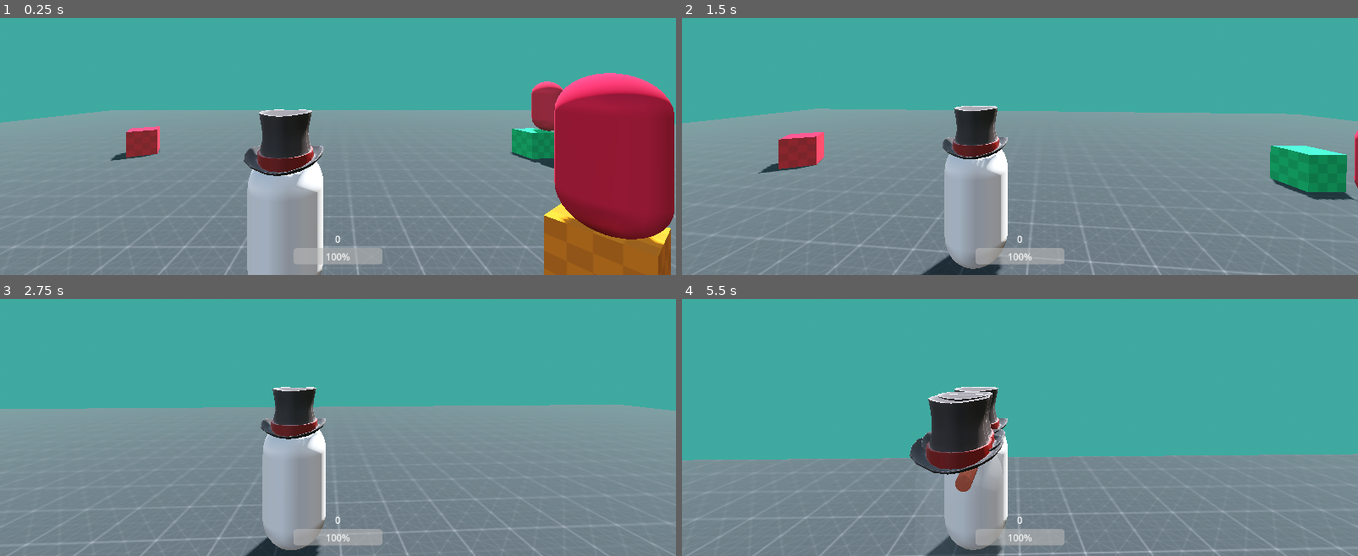
Above: before the commit, frames 1-4 (two rows, left to right).
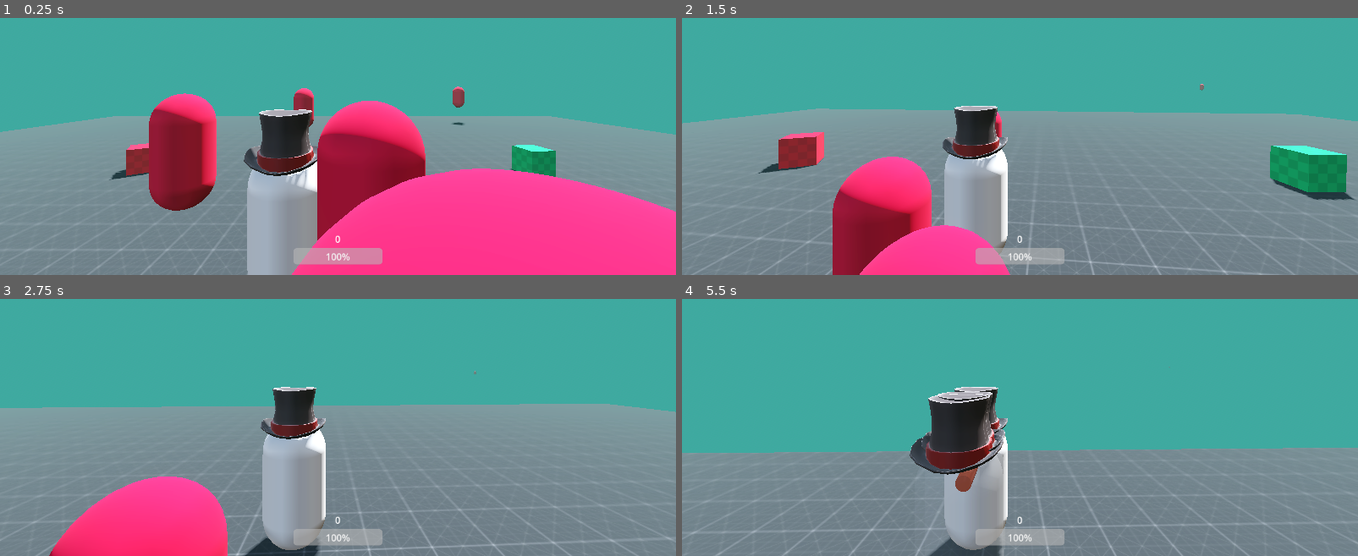
Above: after the commit, the same moments.

Repository: Just1n-Clark/tic-tac-attack
Game: Godot game, scene res://Scenes/Main.tscn
Same seed, same stepped clock (60 frames per second), same inputs: the game is played once before the commit and once after it.
Inputs (mouse positions are in pixels of both pictures, inside the frame that each line leads up to):
- Up to frame 1 (0.25 s): no input
- Up to frame 2 (1.5 s): tap Enter at 0.5 s; move the mouse to (1053, 84) at 0.52 s; hold W (forward) from 0.53 s (still down); click (1053, 84) at 0.6 s; move the mouse to (986, 87) at 1.27 s; click (986, 87) at 1.35 s
- Up to frame 3 (2.75 s): keep holding W (forward); move the mouse to (351, 360) at 2.02 s; tap Shift (dash) at 2.1 s; click (351, 360) at 2.3 s
- Up to frame 4 (5.5 s): keep holding W (forward); move the mouse to (1013, 373) at 2.77 s; tap K at 2.85 s; click (1013, 373) at 3.05 s; move the mouse to (1067, 370) at 3.52 s; click (1067, 370) at 3.6 s; move the mouse to (965, 360) at 4.27 s; click (965, 360) at 4.35 s; move the mouse to (1026, 365) at 5.02 s; tap Shift (dash) at 5.1 s; click (1026, 365) at 5.3 s

The runs differ from the first frame. In frame 1, 40% of the frame differs, in the area x 0-100%, y 21-100%; in frame 2, 8.0%; in frame 3, 7.3%; in frame 4, 3.4%.

Commit message:
remove addons and build from repo

Diff:
--- /dev/null
+++ b/EnemyTypes/Boss_Melee.tres
@@ -0,0 +1,16 @@
+[gd_resource type="Resource" script_class="EnemyStats" format=3 uid="uid://cy0uuegwiad66"]
+
+[ext_resource type="Script" uid="uid://cs2nsw3hwxpbk" path="res://Scripts/EnemyStats.gd" id="1_cavf6"]
+
+[resource]
+script = ExtResource("1_cavf6")
+name = "Boss_Melee"
+MAX_HEALTH = 200.0
+attack_damage = 15.0
+attack_cooldown = 5.0
+move_speed = 1.0
+score_value = 100
+size = 3.0
+wave_unlock = 5
+is_boss = true
+metadata/_custom_type_script = "uid://cs2nsw3hwxpbk"
--- /dev/null
+++ b/EnemyTypes/Classic.tres
@@ -0,0 +1,8 @@
+[gd_resource type="Resource" script_class="EnemyStats" format=3 uid="uid://lou6bfjtxol8"]
+
+[ext_resource type="Script" uid="uid://cs2nsw3hwxpbk" path="res://Scripts/EnemyStats.gd" id="1_1u2vj"]
+
+[resource]
+script = ExtResource("1_1u2vj")
+MAX_HEALTH = 20.0
+metadata/_custom_type_script = "uid://cs2nsw3hwxpbk"
--- /dev/null
+++ b/EnemyTypes/Goopy.tres
@@ -0,0 +1,13 @@
+[gd_resource type="Resource" script_class="EnemyStats" format=3 uid="uid://d0fbpq6s3wbs6"]
+
+[ext_resource type="Script" uid="uid://cs2nsw3hwxpbk" path="res://Scripts/EnemyStats.gd" id="1_nwq5s"]
+
+[resource]
+script = ExtResource("1_nwq5s")
+name = "Goopy"
+MAX_HEALTH = 50.0
+attack_cooldown = 5.0
+score_value = 30
+size = 1.2
+wave_unlock = 3
+metadata/_custom_type_script = "uid://cs2nsw3hwxpbk"
--- /dev/null
+++ b/EnemyTypes/Mini.tres
@@ -0,0 +1,16 @@
+[gd_resource type="Resource" script_class="EnemyStats" format=3 uid="uid://drv764t1vupbv"]
+
+[ext_resource type="Script" uid="uid://cs2nsw3hwxpbk" path="res://Scripts/EnemyStats.gd" id="1_fdma2"]
+
+[resource]
+script = ExtResource("1_fdma2")
+name = "Mini"
+MAX_HEALTH = 5.0
+attack_damage = 2.0
+attack_range = 1.0
+attack_cooldown = 1.0
+move_speed = 5.0
+score_value = 5
+size = 0.5
+wave_unlock = 3
+metadata/_custom_type_script = "uid://cs2nsw3hwxpbk"
--- /dev/null
+++ b/EnemyTypes/Shattered.tres
@@ -0,0 +1,16 @@
+[gd_resource type="Resource" script_class="EnemyStats" format=3 uid="uid://c6gyybhmcg5rs"]
+
+[ext_resource type="Script" uid="uid://cs2nsw3hwxpbk" path="res://Scripts/EnemyStats.gd" id="1_jt7nq"]
+
+[resource]
+script = ExtResource("1_jt7nq")
+name = "Shattered"
+MAX_HEALTH = 25.0
+attack_damage = 6.0
+attack_range = 5.0
+attack_cooldown = 1.0
+move_speed = 3.0
+score_value = 40
+size = 0.7
+wave_unlock = 3
+metadata/_custom_type_script = "uid://cs2nsw3hwxpbk"
--- a/Scenes/Main.tscn
+++ b/Scenes/Main.tscn
@@ -2,12 +2,12 @@
 
 [ext_resource type="Texture2D" uid="uid://b6ltx8t5kd4lm" path="res://Textures/Dark/texture_04.png" id="1_r150o"]
 [ext_resource type="Texture2D" uid="uid://biknqh3i5v2oi" path="res://Textures/Orange/texture_09.png" id="2_idj7w"]
-[ext_resource type="PackedScene" uid="uid://ddhpey6ler35r" path="res://Scenes/Enemy.tscn" id="2_jw32o"]
 [ext_resource type="Texture2D" uid="uid://dkdxi3wt4y7a2" path="res://Textures/Purple/texture_09.png" id="3_pbw6q"]
 [ext_resource type="Texture2D" uid="uid://lk3bjp4lr7f0" path="res://Textures/Green/texture_09.png" id="4_v1gob"]
 [ext_resource type="Texture2D" uid="uid://dl65ifwkj3l5j" path="res://Textures/Red/texture_09.png" id="5_jw32o"]
 [ext_resource type="PackedScene" uid="uid://dux45emmw4r5y" path="res://Scenes/Player.tscn" id="6_v1gob"]
 [ext_resource type="Script" uid="uid://uqkcsmispwdv" path="res://Scripts/HealthBar.gd" id="8_50glp"]
+[ext_resource type="Script" uid="uid://ox1lncgt811h" path="res://Scripts/EnemySpawner.gd" id="9_bmxlf"]
 [ext_resource type="Script" uid="uid://dd84fp7d8hpb7" path="res://Scripts/ScoreDisplay.gd" id="9_vy5pj"]
 
 [sub_resource type="ProceduralSkyMaterial" id="ProceduralSkyMaterial_pbw6q"]
@@ -69,15 +69,6 @@
 
 [node name="NavigationRegion3D" type="NavigationRegion3D" parent="." unique_id=1447674343]
 navigation_mesh = SubResource("NavigationMesh_v1gob")
-
-[node name="Enemy" parent="NavigationRegion3D" unique_id=569533835 groups=["enemy"] instance=ExtResource("2_jw32o")]
-transform = Transform3D(1, 0, 0, 0, 1, 0, 0, 0, 1, -5.28236, 2.2416759, 2.7377377)
-
-[node name="Enemy2" parent="NavigationRegion3D" unique_id=390958065 groups=["enemy"] instance=ExtResource("2_jw32o")]
-transform = Transform3D(1, 0, 0, 0, 1, 0, 0, 0, 1, 4.3194647, 2, 0.007323265)
-
-[node name="Enemy3" parent="NavigationRegion3D" unique_id=141758322 groups=["enemy"] instance=ExtResource("2_jw32o")]
-transform = Transform3D(1, 0, 0, 0, 1, 0, 0, 0, 1, 8.859851, 1.9999995, -6.6898537)
 
 [node name="Floor" type="CSGBox3D" parent="NavigationRegion3D" unique_id=1827435333]
 transform = Transform3D(1, 0, 0, 0, 1, 0, 0, 0, 1, 0, -0.5, 0)
@@ -144,3 +135,7 @@
 label_settings = SubResource("LabelSettings_50glp")
 horizontal_alignment = 1
 script = ExtResource("9_vy5pj")
+
+[node name="Node" type="Node" parent="." unique_id=1728849347 node_paths=PackedStringArray("nav_region")]
+script = ExtResource("9_bmxlf")
+nav_region = NodePath("../NavigationRegion3D")
--- a/Scripts/Enemy.gd
+++ b/Scripts/Enemy.gd
@@ -1,25 +1,29 @@
+class_name Enemy
 extends CharacterBody3D
 
-class_name Enemy
-
-const SPEED = 2.5
-const ATTACK_DISTANCE = 2;
+var move_speed = 2.5
+var ATTACK_DISTANCE = 2;
 
 var attack_cooldown = 1;
+var pre_attack_timer = 1.5;
 var next_attack = 0;
 
-var damage = 5;
+var attack_damage = 5;
+var score_value = 15;
+var attack_range = 2;
 
-const MAX_HEALTH = 40;
-var current_health = 0;
+var MAX_HEALTH = 20;
+var current_health: float = MAX_HEALTH;
 
 @export var player : CharacterBody3D;
 
 @onready var nav_agent = $NavigationAgent3D;
 
+#region private methods
 func _ready() -> void:
 	player = Global.player;
 	current_health = MAX_HEALTH;
+	add_to_group("enemy")
 
 func _physics_process(delta: float) -> void:
 	if player == null:
@@ -30,7 +34,7 @@
 
 	nav_agent.set_target_position(player.global_position);
 	var next_nav_postion = nav_agent.get_next_path_position();
-	velocity = (next_nav_postion - global_position).normalized() * SPEED;
+	velocity = (next_nav_postion - global_position).normalized() * move_speed;
 
 	move_and_slide();
 
@@ -38,10 +42,21 @@
 
 	# Check if able to damage player
 	if global_position.distance_to(player.global_position) < ATTACK_DISTANCE:
-		if next_attack > attack_cooldown:
-			next_attack = 0;
-			player.take_damage(damage);
 
+		await get_tree().create_timer(pre_attack_timer).timeout;
+
+		if global_position.distance_to(player.global_position) < ATTACK_DISTANCE:
+			if next_attack > attack_cooldown:
+				next_attack = 0;
+				player.take_damage(attack_damage);
+
+func die():
+	print("Enemy died!");
+	Global.add_score(score_value);
+	queue_free();
+#endregion
+
+#region public methods
 func take_damage(damage: float):
 	current_health -= damage;
 	current_health = clamp(current_health, 0, MAX_HEALTH);
@@ -51,7 +66,12 @@
 	if (current_health < 1):
 		die();
 
-func die():
-	print("Enemy died!");
-	Global.add_score(10);
-	queue_free();
+func initialize(stats: EnemyStats) -> void:
+	self.name = stats.name;
+	self.MAX_HEALTH = stats.MAX_HEALTH;
+	self.attack_damage = stats.attack_damage;
+	self.attack_range = stats.attack_range;
+	self.attack_cooldown = stats.attack_cooldown;
+	self.move_speed = stats.move_speed;
+	self.score_value = stats.score_value;
+	self.scale = Vector3(stats.size, stats.size, stats.size);
--- a/Scripts/EnemyAttributes.gd
+++ /dev/null
@@ -1,14 +0,0 @@
-extends Resource
-
-class_name EnemyAttributes
-
-@export var name: String = "Classic";
-@export var MAX_HEALTH: float = 100;
-@export var attack_damage: float = 5;
-@export var attack_range: float = 2;
-@export var attack_cooldown: float = 2;
-@export var move_speed: float = 2.5;
-@export var score_value = 15;
-@export var size = 1;
-@export var wave_unlock = 1;
-@export var is_boss = false;
--- a/Scripts/EnemySpawner.gd
+++ b/Scripts/EnemySpawner.gd
@@ -1,12 +1,25 @@
 extends Node
 
-var enemy_types: Array[EnemyAttributes];
-const enemy_prefab := preload("res://Scenes/Enemy.tscn");
+class_name EnemySpawner
+
+var enemy_types: Array[EnemyStats] = [
+	preload("res://EnemyTypes/Classic.tres"),
+	preload("res://EnemyTypes/Mini.tres"),
+	preload("res://EnemyTypes/Goopy.tres"),
+	preload("res://EnemyTypes/Shattered.tres"),
+	preload("res://EnemyTypes/Boss_Melee.tres")
+]
+
+const enemy_prefab: PackedScene = preload("res://Scenes/Enemy.tscn");
 
 var max_enemies = 10;
 var wave_count = 0;
 var max_wave = 10;
 var wave_cooldown_time = 10;
+
+#region References
+@export var nav_region: NavigationRegion3D;
+#endregion
 
 func _ready() -> void:
 	# Spawn enemy
@@ -18,11 +31,22 @@
 	_spawn_boss();
 
 func _spawn_waves():
-	pass;
+	for i in max_enemies:
+		_spawn_enemy();
 
 func _spawn_enemy():
 	var enemy_instance = enemy_prefab.instantiate();
-	add_child(enemy_instance);
+	nav_region.add_child(enemy_instance);
+
+	# Move away from world center
+	enemy_instance.position = Vector3(
+		randi_range(-10, 10),
+		3,
+		randi_range(-10, 10)
+	);
+
+	# Spawn classic enemy
+	enemy_instance.initialize(enemy_types[0]);
 
 func _spawn_boss():
 	pass;
--- /dev/null
+++ b/Scripts/EnemyStats.gd
@@ -0,0 +1,13 @@
+class_name EnemyStats
+extends Resource
+
+@export var name: String = "Classic";
+@export var MAX_HEALTH: float = 20;
+@export var attack_damage: float = 5;
+@export var attack_range: float = 2;
+@export var attack_cooldown: float = 2;
+@export var move_speed: float = 2.5;
+@export var score_value = 15;
+@export var size = 1.0;
+@export var wave_unlock = 1;
+@export var is_boss = false;
--- a/Scripts/Player.gd
+++ b/Scripts/Player.gd
@@ -6,10 +6,10 @@
 
 @onready var camera_pivot: Node3D = $camera_pivot
 @onready var camera_mount: Node3D = $camera_pivot/camera_mount
+@onready var impact_sound: AudioStreamPlayer3D = $impact_sound
+@onready var mesh: MeshInstance3D = $mesh
+
 @export var camera: Camera3D
-@onready var impact_sound: AudioStreamPlayer3D = $impact_sound
-
-@onready var mesh: MeshInstance3D = $mesh
 
 #region Movement
 const JUMP_VELOCITY = 4.5
@@ -56,8 +56,6 @@
 	Global.player = self;
 	Input.mouse_mode = Input.MOUSE_MODE_CAPTURED;
 
-	current_health = MAX_HEALTH;
-
 func _input(event) -> void:
 	if is_dead:
 		return;
@@ -203,7 +201,6 @@
 	current_health = clamp(current_health, 0, MAX_HEALTH);
 
 	health_changed.emit();
-	print("Player health: %d" % current_health);
 
 	if (current_health < 1):
 		_die();
--- a/project.godot
+++ b/project.godot
@@ -21,7 +21,7 @@
 
 [editor_plugins]
 
-enabled=PackedStringArray("res://addons/ridiculous_coding/plugin.cfg")
+enabled=PackedStringArray("res://addons/ridiculous_coding/plugin.cfg", "res://addons/script_splitter/plugin.cfg")
 
 [input]
 
@@ -63,4 +63,3 @@
 [rendering]
 
 rendering_device/driver.windows="d3d12"
-anti_aliasing/quality/use_taa=true
Renamed: Scripts/EnemyAttributes.gd.uid -> Scripts/EnemyStats.gd.uid
Not shown, removed: addons/GDTerminal/LICENSE.txt
Not shown, removed: addons/GDTerminal/data.cfg
Not shown, removed: addons/GDTerminal/dock.tscn
Binary file removed: addons/GDTerminal/icon.png
Not shown, removed: addons/GDTerminal/icon.png.import
Not shown, removed: addons/GDTerminal/plugin.cfg
Not shown, removed: addons/GDTerminal/plugin.gd
Not shown, removed: addons/GDTerminal/plugin.gd.uid
Binary file removed: addons/ridiculous_coding/GravityBold8.ttf
Not shown, removed: addons/ridiculous_coding/GravityBold8.ttf.import
Not shown, removed: addons/ridiculous_coding/blip.gd
(and 40 more such lines)
